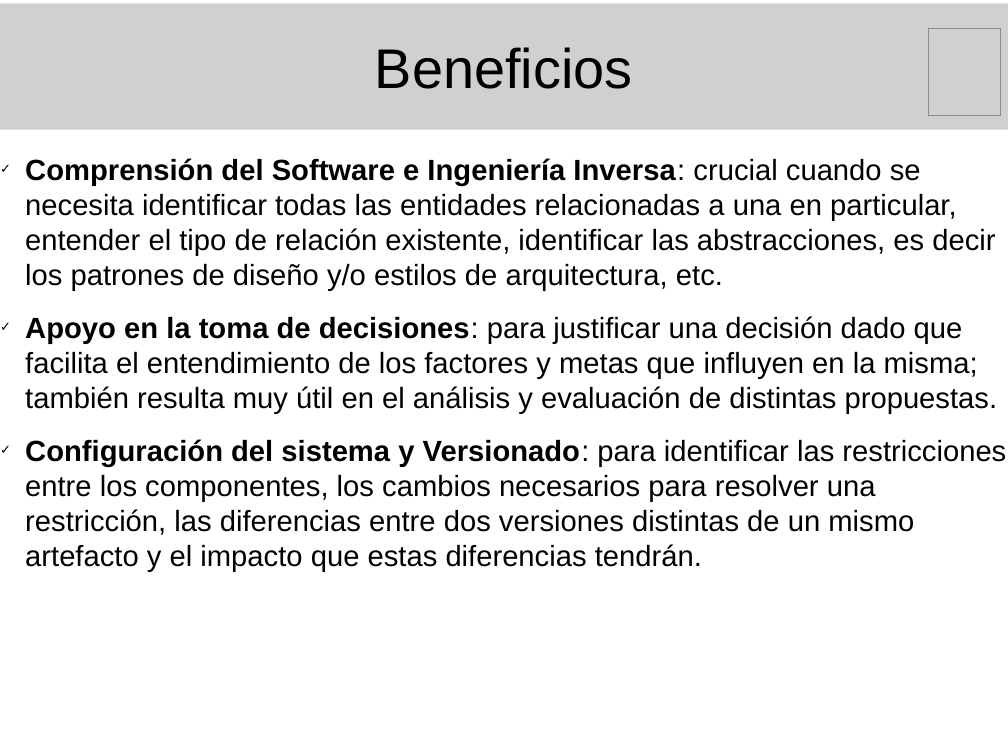
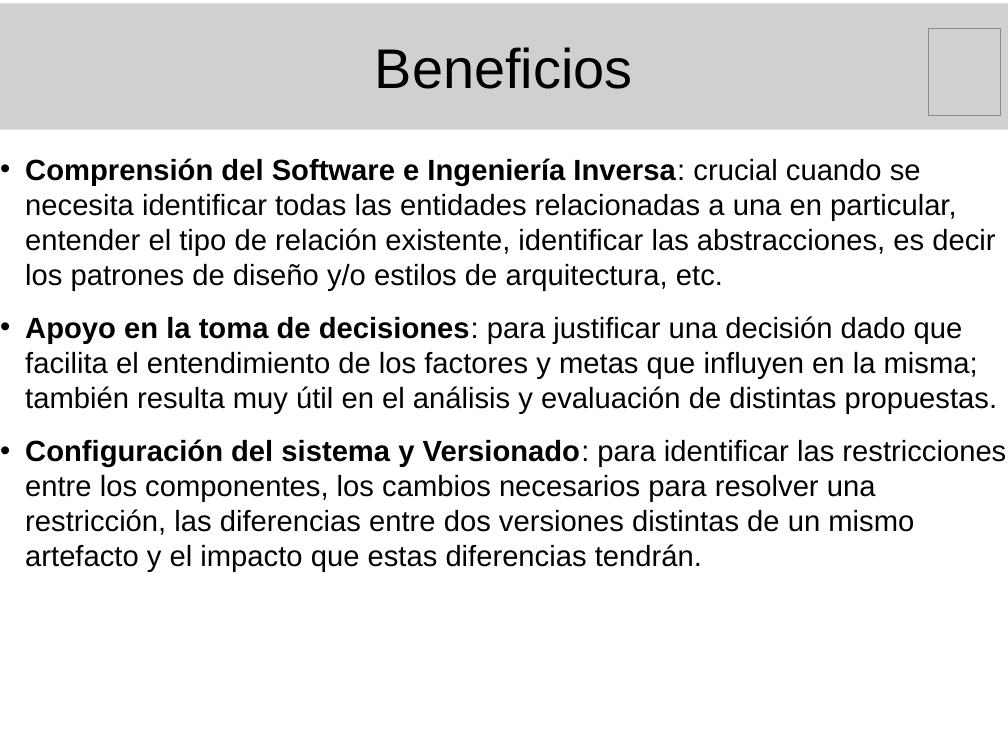
Before and after one commit to marianogili/TraceabilityEditor, a slide deck: slide 5 of Presentacion/PresentacionGili.odp. Drawn at 1008x756 pixels with LibreOffice and Linux fonts; fonts in the diff are those of the drawing; grey boxes stand for pictures. Boxes give left, top, right and bottom in pixels: in the first picture for what was removed or moved away, otherwise in the second. Text is boxed around its words. In the diff, an @@ line names an element or a change of style, - is before the commit and + after.

```diff
--- a/Presentacion/PresentacionGili.odp
+++ b/Presentacion/PresentacionGili.odp
@@ text "Comprensión del Software e Ingeniería ..." at (25,158,1006,572): bullet ✓ to • @@
```
Also in this commit, not shown: 2 other slides changed, 7 slides added.
